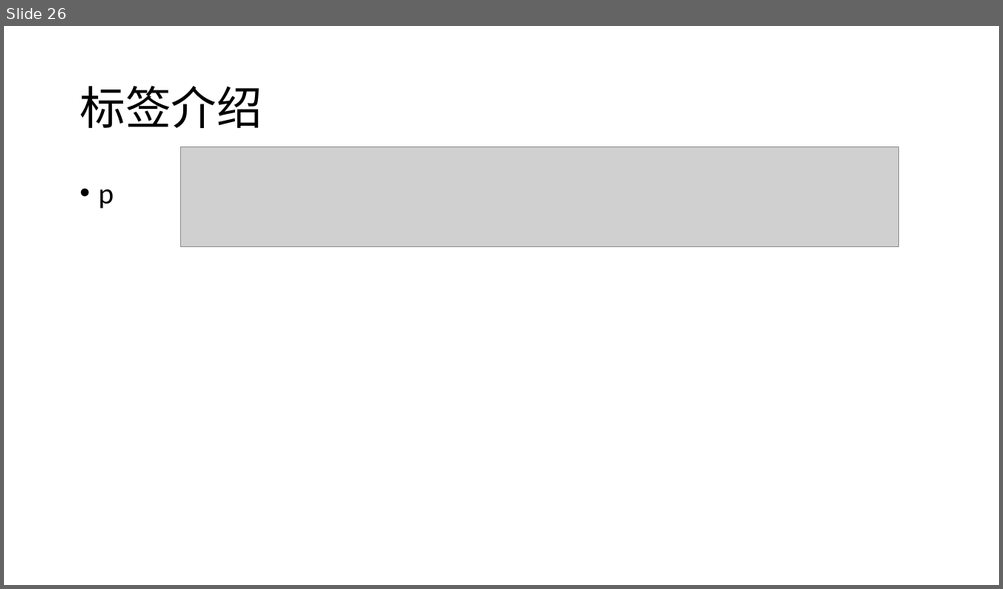
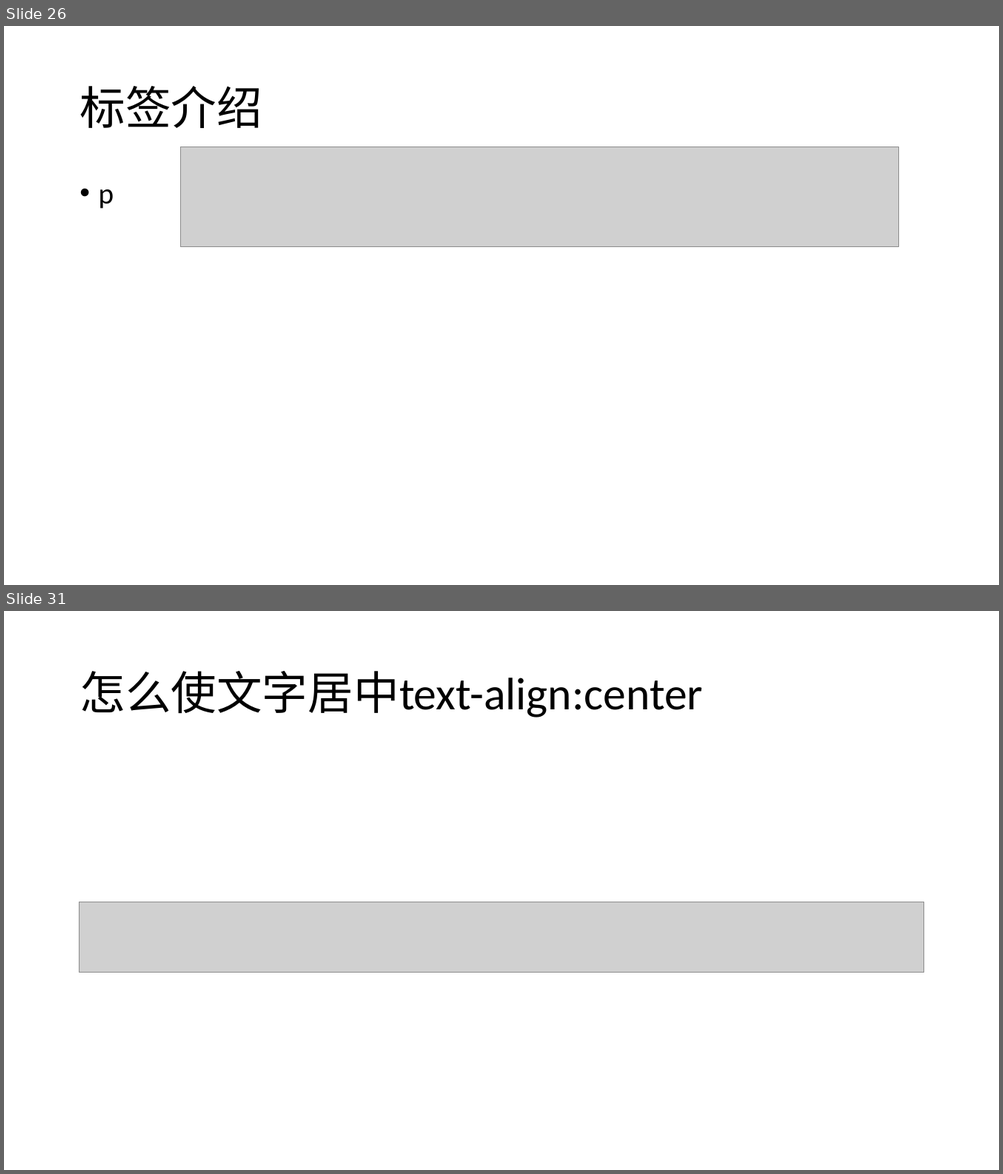
Before and after one commit to coderLynn/lecture, a slide deck: 课程/初级/html+css部分.pptx. Shown one above the other, each under a label of ours: slide 26 before the commit, slides 26 and 31 after it; the slides between them are not shown. The pictures are 1003x589 and 1003x1174 pixels, drawn with LibreOffice and Linux fonts; fonts in the diff are those of the drawing; grey boxes stand for pictures. Boxes give left, top, right and bottom in pixels: in the first picture for what was removed or moved away, otherwise in the second. Text is boxed around its words. In the diff, an @@ line names an element or a change of style, - is before the commit and + after.

```diff
--- a/课程/初级/html+css部分.pptx
+++ b/课程/初级/html+css部分.pptx
@@ slide 31 added at bbox=[4, 611, 999, 1170], background #FFFFFF @@
@@ title added at bbox=[79, 671, 703, 718], 44 pt, text #000000 @@
+怎么使文字居中text-align:center
@@ picture added at bbox=[79, 902, 923, 973] @@
```
Also in this commit, not shown: 1 slide changed, 5 other slides added, 4 other files.
